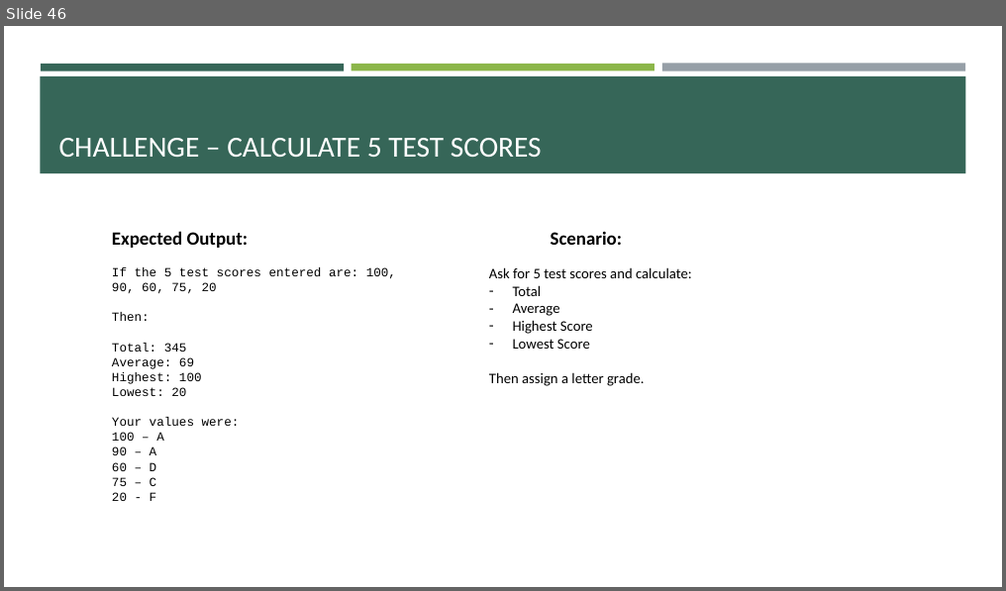
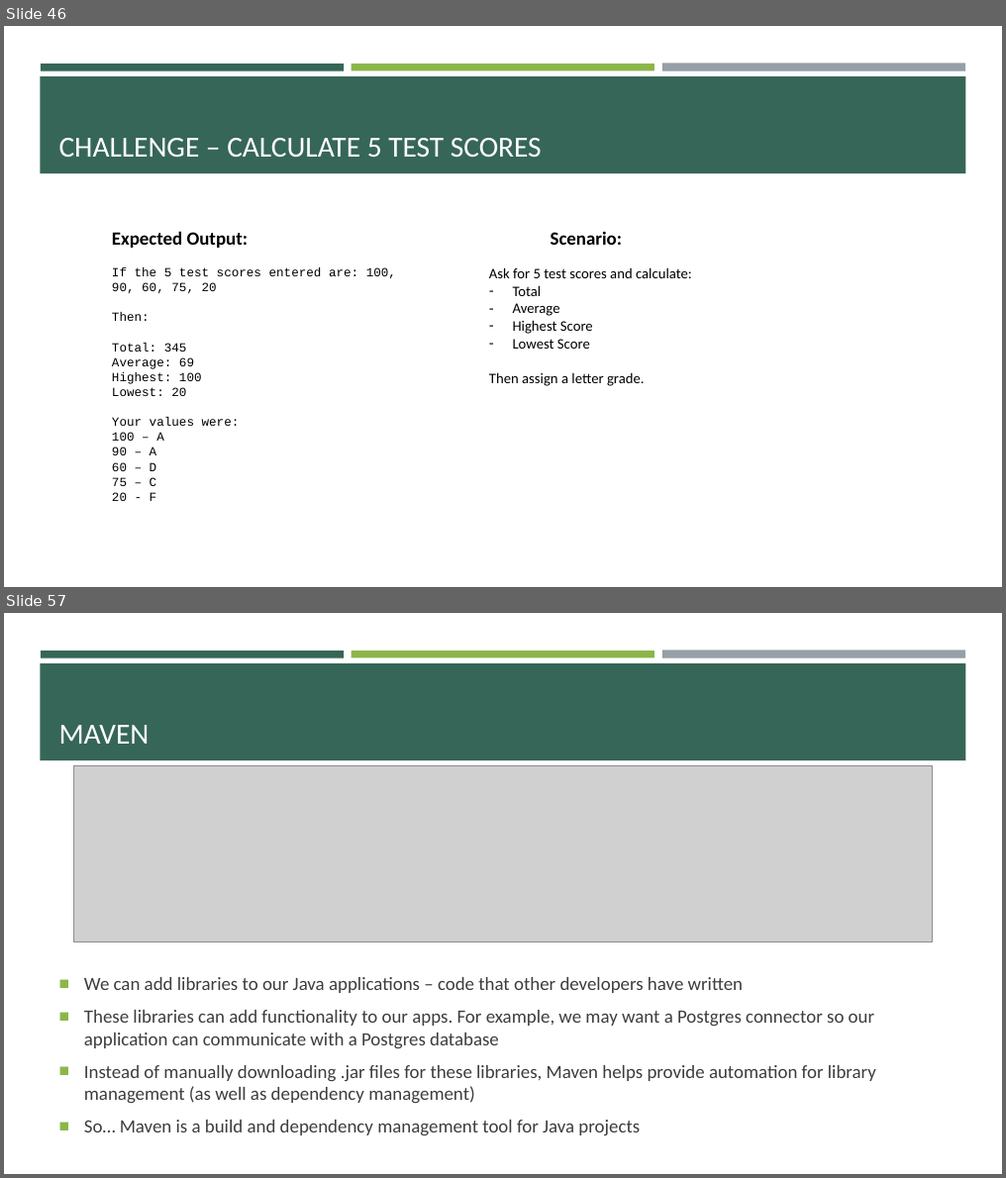
Before and after one commit to e-m-wilson/java-fs, a slide deck: Week_2/Core_Java.pptx. Shown one above the other, each under a label of ours: slide 46 before the commit, slides 46 and 57 after it; the slides between them are not shown. The pictures are 1006x591 and 1006x1178 pixels, drawn with LibreOffice and Linux fonts; fonts in the diff are those of the drawing; grey boxes stand for pictures. Boxes give left, top, right and bottom in pixels: in the first picture for what was removed or moved away, otherwise in the second. Text is boxed around its words. In the diff, an @@ line names an element or a change of style, - is before the commit and + after.

```diff
--- a/Week_2/Core_Java.pptx
+++ b/Week_2/Core_Java.pptx
@@ slide 57 added at (4, 613, 1002, 1174), background #FFFFFF; not listed: 4 template elements that a slide beside it also shows @@
@@ title added at (59, 725, 150, 744), 28 pt, text #FFFFFF @@
+MAVEN
@@ picture added at (73, 765, 933, 942) @@
@@ text added at (84, 977, 876, 1137), 18 pt, text #3D3D3D @@
+■ We can add libraries to our Java applications – code that other developers have written
+■ These libraries can add functionality to our apps. For example, we may want a Postgres connector so our application can communicate with a Postgres database
+■ Instead of manually downloading .jar files for these libraries, Maven helps provide automation for library management (as well as dependency management)
+■ So… Maven is a build and dependency management tool for Java projects
```
Also in this commit, not shown: 1 slide changed, 20 other slides added, 6 other files.
